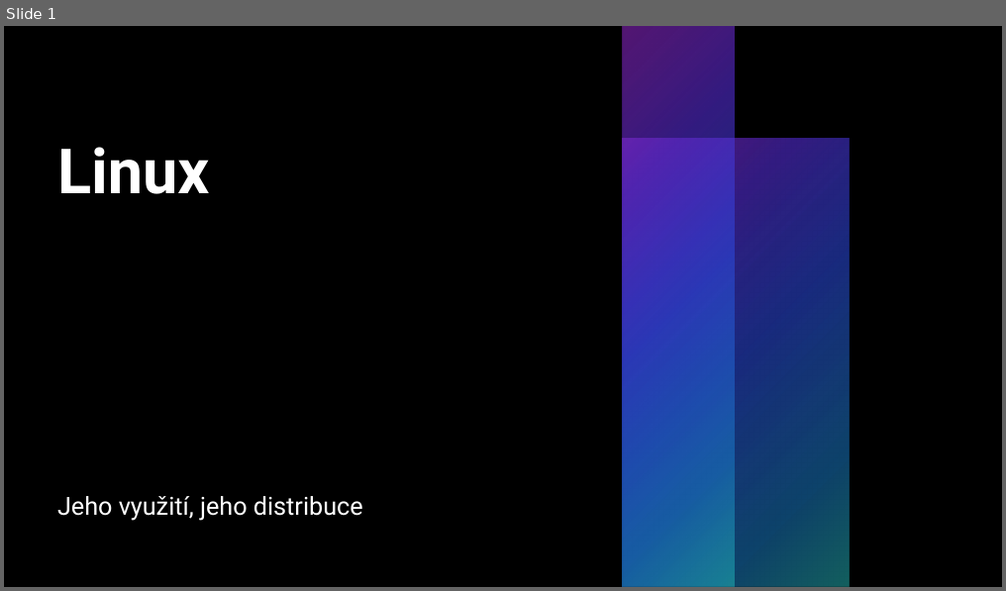
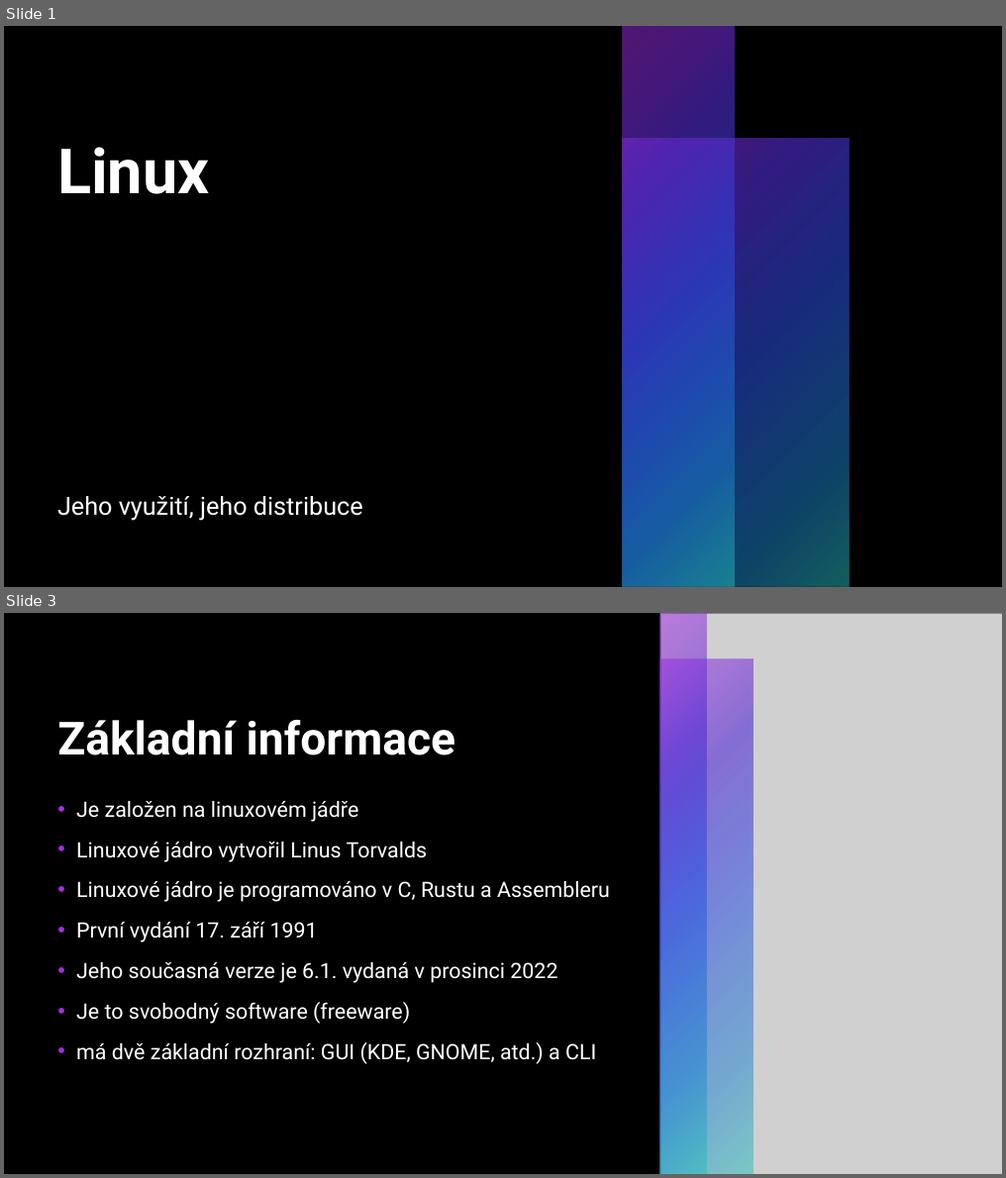
Before and after one commit to RadRoz12/Linux, a slide deck: Linux.pptx. Shown one above the other, each under a label of ours: slide 1 before the commit, slides 1 and 3 after it; the slides between them are not shown. The pictures are 1006x591 and 1006x1178 pixels, drawn with LibreOffice and Linux fonts; fonts in the diff are those of the drawing; grey boxes stand for pictures; background and template pictures are left out. Boxes give left, top, right and bottom in pixels: in the first picture for what was removed or moved away, otherwise in the second. Text is boxed around its words. In the diff, an @@ line names an element or a change of style, - is before the commit and + after.

```diff
--- a/Linux.pptx
+++ b/Linux.pptx
@@ slide 3 added at (x1=4, y1=613, x2=1002, y2=1174), background #000000 @@
@@ rectangle added at (x1=4, y1=613, x2=51, y2=1174), fill gradient #A62DE3 to #562DD5 to #2D4CE3 to #1B86D1 to #25BEBE @@
@@ rectangle added at (x1=4, y1=613, x2=1002, y2=1174), fill #000000 @@
@@ picture added at (x1=660, y1=613, x2=1002, y2=1174) @@
@@ rectangle added at (x1=660, y1=613, x2=707, y2=1174), fill gradient #A62DE3 to #562DD5 to #2D4CE3 to #1B86D1 to #25BEBE @@
@@ rectangle added at (x1=4, y1=660, x2=97, y2=1174), fill gradient #A62DE3 to #562DD5 to #2D4CE3 to #1B86D1 to #25BEBE @@
@@ rectangle added at (x1=660, y1=660, x2=753, y2=1174), fill gradient #A62DE3 to #562DD5 to #2D4CE3 to #1B86D1 to #25BEBE @@
@@ title added at (x1=57, y1=720, x2=455, y2=756), 44 pt, text #FFFFFF, bold @@
+Základní informace
@@ text added at (x1=76, y1=801, x2=610, y2=1064), 20.4 pt, text #FFFFFF @@
+• Je založen na linuxovém jádře
+• Linuxové jádro vytvořil Linus Torvalds
+• Linuxové jádro je programováno v C, Rustu a Assembleru
+• První vydání 17. září 1991
+• Jeho současná verze je 6.1. vydaná v prosinci 2022
+• Je to svobodný software (freeware)
+• má dvě základní rozhraní: GUI (KDE, GNOME, atd.) a CLI
```
Also in this commit, not shown: 5 other slides added.
